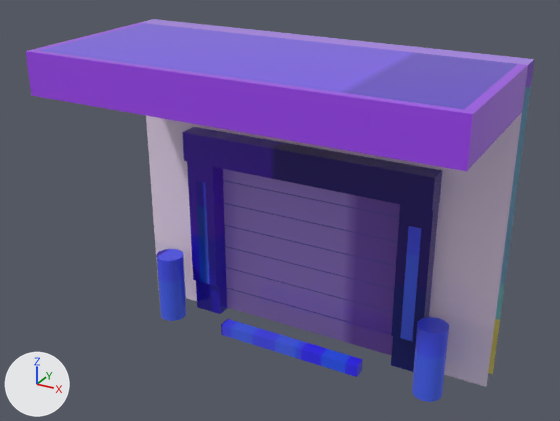
The FBX model Assets/Art/Model/Prop/truck_parking1.fbx: old version first, new version second.
One viewpoint serves both versions: a 50 mm lens placed at (4.08, -8.29, 5.83), pointed at (0.0, -0.88, 2.13). The axes (+X, +Y, +Z) are drawn at lower left. The lights are the same throughout. The first picture is the older version. Where no turn or scale is listed for an object, it has been applied to the vertices. Vertices at exactly the same position are counted once.

Names of what the first picture shows: 'truck_exit', 'truck_parking1'.
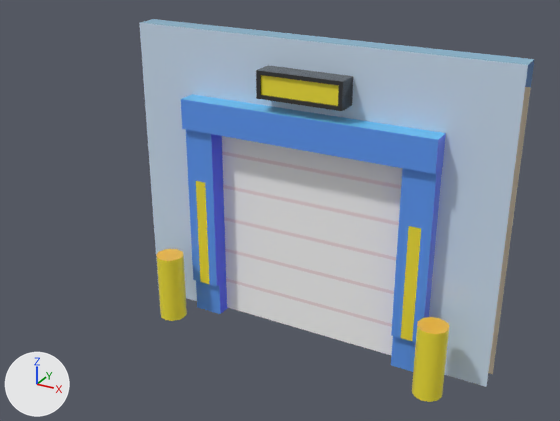
Where the change shows, as pixel boxes [x1, y1, x2, y2] in the pictures (560 x 421 px; the box of a moved part takes in the faces that stretch with it):
'truck_parking1', reshaped (22% narrower): before [26, 19, 534, 402]; after [139, 19, 534, 402]
part 1 of me_mesh, moved or reshaped: before [223, 169, 400, 356]; after [222, 136, 402, 356]
part 2 of me_mesh_001, deleted (blue): before [221, 319, 363, 377]
part 3 of me_mesh_001, deleted (purple): before [26, 23, 528, 171]
part 4 of me_mesh_001, moved or reshaped: before [182, 126, 442, 338]; after [181, 30, 446, 338]
part 5 of me_mesh_001, surface changed (lighter): [140, 19, 534, 402] in both

The edits, one by one:
me_mesh_001 is used by ob_truck_parking1; location (0.0, 0.0, 0.0).
me_mesh_001 had 228 vertices, 338 faces and spanned x -2.5..2.5, y -2.15..0.25, z 0.0..4.0.
me_mesh_001 now has 172 vertices, 248 faces and spans x -2.5..2.5, y -0.79..0.25, z 0.0..4.0.
me_mesh_001 part 2: the loose piece of 32 vertices spanning x -1.0..1.02, y -0.73..-0.57, z 0.0..0.17 is deleted.
me_mesh_001 part 3: the loose piece of 24 vertices spanning x -2.5..2.5, y -2.15..-0.15, z 3.5..4.0 is deleted.
Part 4, on me_mesh_001:
26 vertices in x -1.71..1.71, y -0.44..0.25, z 2.3..2.91 move by (0.0, 0.0, 0.45).
22 vertices in x -1.71..1.5, y -0.44..0.25, z 2.69..3.21 move by (0.0, 0.0, 0.44).
me_mesh_001 part 5: 248 kept faces spanning x -2.5..2.5, y -0.79..0.25, z 0.0..4.0 get new texture (UV) coordinates.
me_mesh is used by ob_truck_exit; location (0.0, 0.0, 0.0).
me_mesh had 56 vertices, 27 faces and spanned x -1.3..1.3, y -0.1..0.1, z 0.02..2.33.
me_mesh now has 52 vertices, 25 faces and spans x -1.3..1.3, y -0.1..0.1, z 0.02..2.89.
Part 1, on me_mesh:
52 vertices are removed from x -1.3..1.3, y -0.1..0.1, z 0.33..2.33.
26 faces are deleted.
48 vertices are added at x -1.3..1.3, y -0.1..0.1, z 0.45..2.89.
24 new faces join them.
